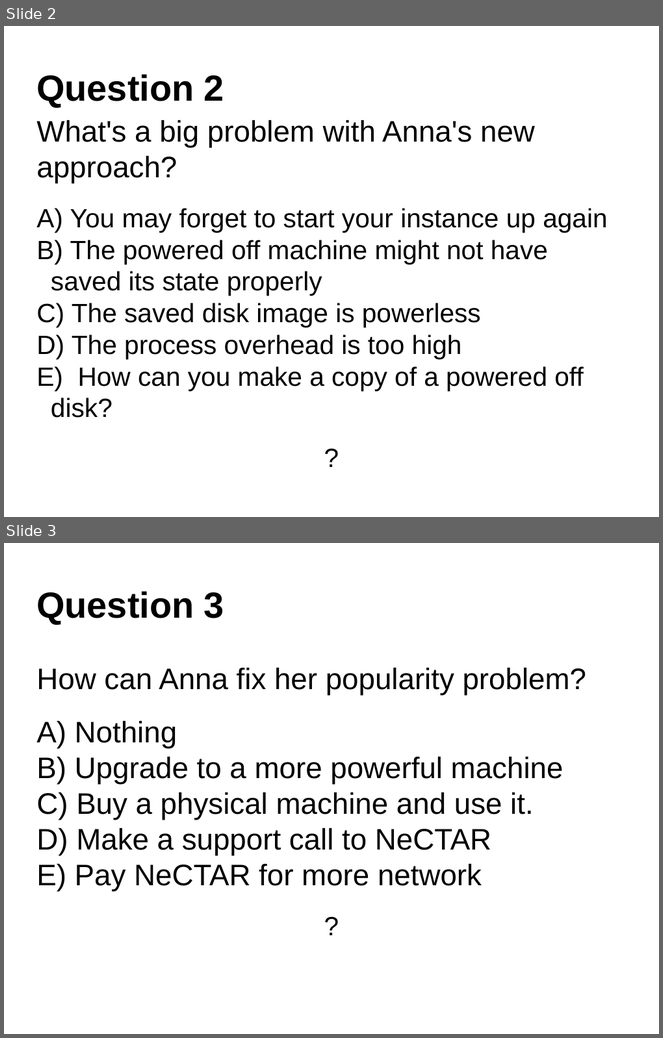
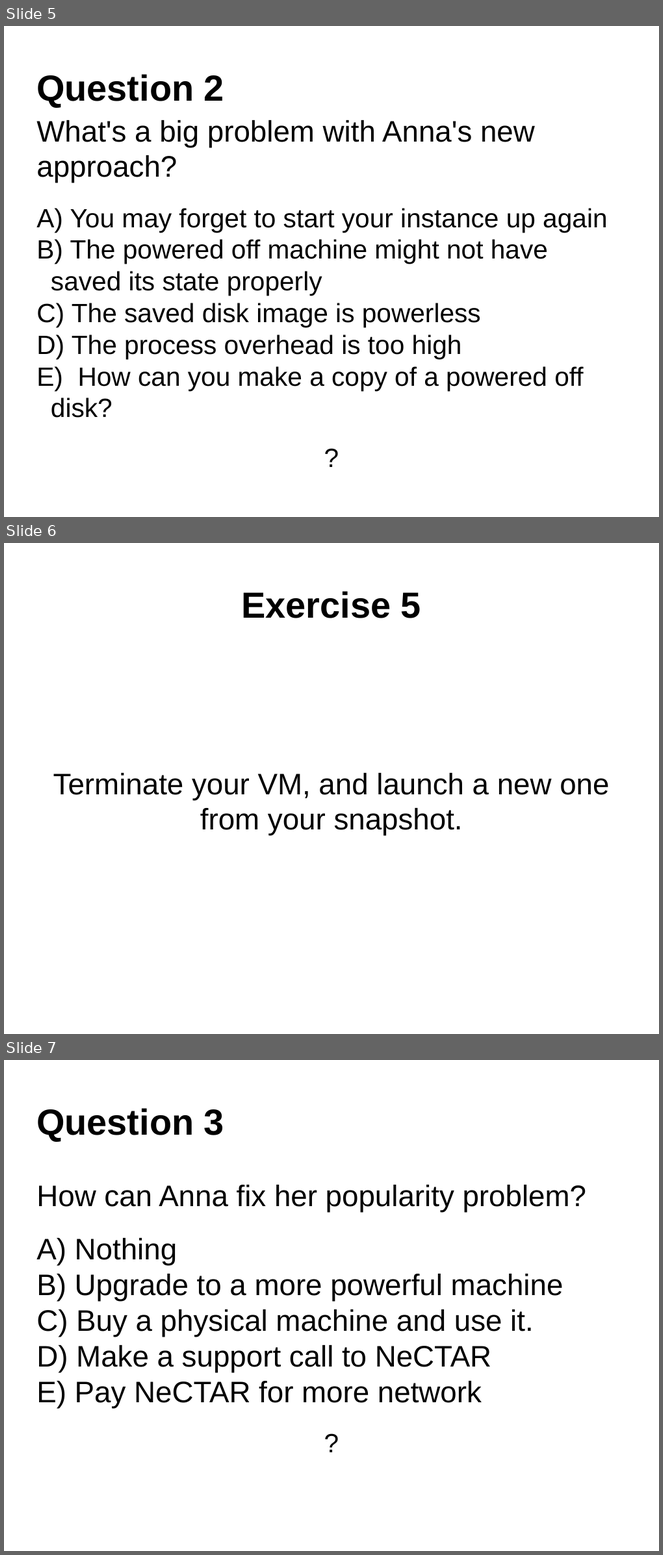
Before and after one commit to resbaz/nectar-cloud-lessons, a slide deck: Lessons/Lesson_VI/Lesson_VI_Questions.pptx. Shown one above the other, each under a label of ours: slides 2 and 3 before the commit, slides 5, 6 and 7 after it. The pictures are 663x1038 and 663x1555 pixels, drawn with LibreOffice and Linux fonts; fonts in the diff are those of the drawing. Boxes give left, top, right and bottom in pixels: in the first picture for what was removed or moved away, otherwise in the second. Text is boxed around its words. In the diff, an @@ line names an element or a change of style, - is before the commit and + after.

```diff
--- a/Lessons/Lesson_VI/Lesson_VI_Questions.pptx
+++ b/Lessons/Lesson_VI/Lesson_VI_Questions.pptx
@@ slide 6 added at [4, 543, 659, 1034], background #FFFFFF @@
@@ text added at [242, 591, 421, 618], 44 pt, text #000000, bold @@
+Exercise 5
@@ text added at [53, 773, 609, 836], 36 pt, text #000000 @@
+Terminate your VM, and launch a new one from your snapshot.
@@ what was slide 2 is now slide 5 @@
@@ what was slide 3 is now slide 7 @@
```
Also in this commit, not shown: 8 other slides added, 2 other files.
